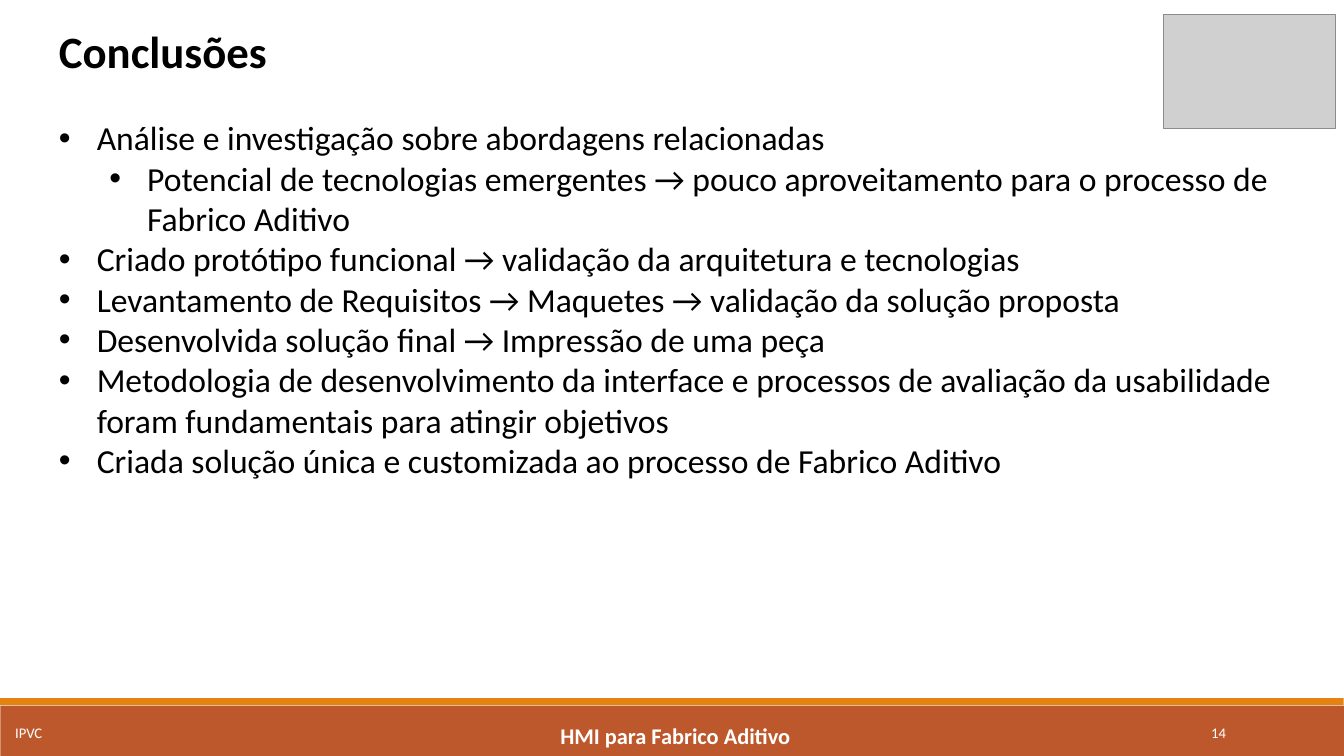
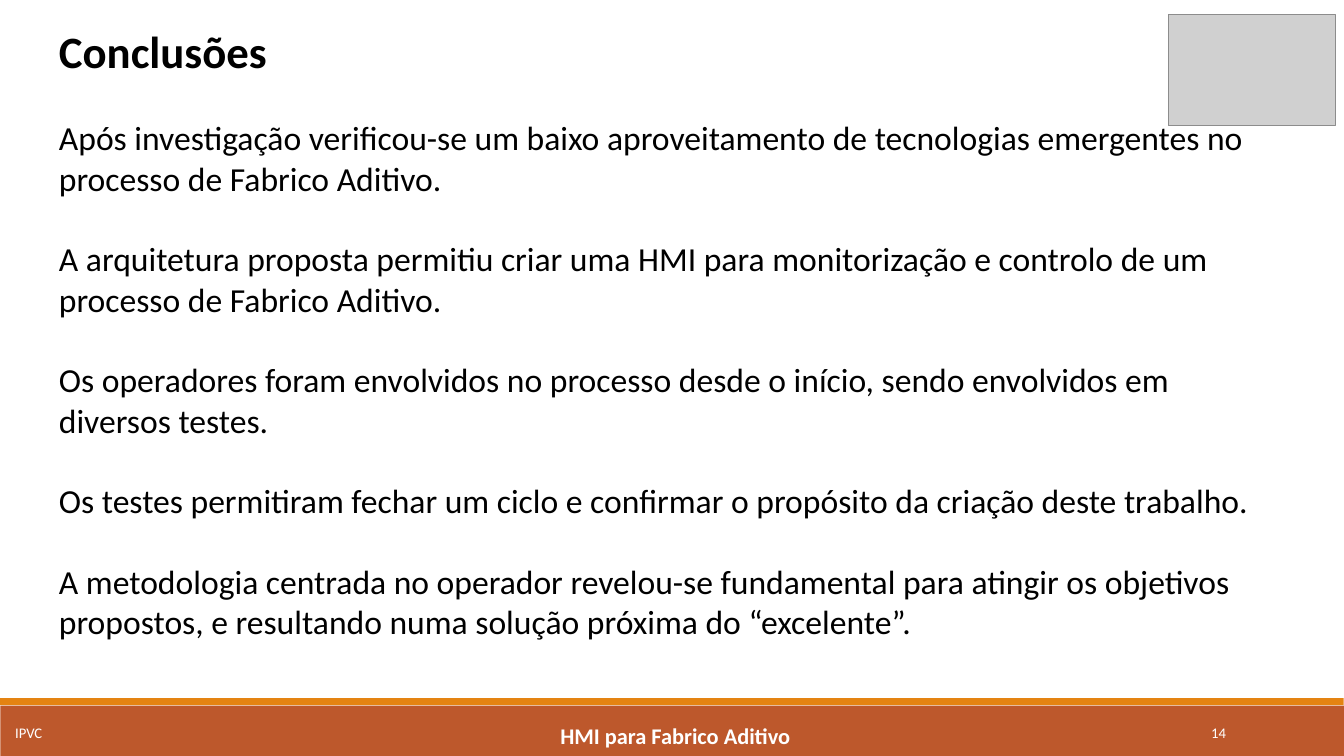
Before and after one commit to marcorlsrodrigues/projeto, a slide deck: slide 14 of Apresentacao_Final_MarcoRodrigues4652.pptx. Drawn at 1344x756 pixels with LibreOffice and Linux fonts; fonts in the diff are those of the drawing; grey boxes stand for pictures. Boxes give left, top, right and bottom in pixels: in the first picture for what was removed or moved away, otherwise in the second. Text is boxed around its words. In the diff, an @@ line names an element or a change of style, - is before the commit and + after.

```diff
--- a/Apresentacao_Final_MarcoRodrigues4652.pptx
+++ b/Apresentacao_Final_MarcoRodrigues4652.pptx
@@ picture: place and size @@
-picture at (1164, 14, 1335, 129)
+picture at (1169, 14, 1336, 126)
@@ text at (59, 123, 1248, 640): text changed @@
-• Análise e investigação sobre abordagens relacionadas
-  • Potencial de tecnologias emergentes → pouco aproveitamento para o processo de Fabrico Aditivo
-• Criado protótipo funcional → validação da arquitetura e tecnologias
-• Levantamento de Requisitos → Maquetes → validação da solução proposta
-• Desenvolvida solução final → Impressão de uma peça
-• Metodologia de desenvolvimento da interface e processos de avaliação da usabilidade foram fundamentais para atingir objetivos
-• Criada solução única e customizada ao processo de Fabrico Aditivo
+Após investigação verificou-se um baixo aproveitamento de tecnologias emergentes no processo de Fabrico Aditivo.
+A arquitetura proposta permitiu criar uma HMI para monitorização e controlo de um processo de Fabrico Aditivo.
+Os operadores foram envolvidos no processo desde o início, sendo envolvidos em diversos testes.
+Os testes permitiram fechar um ciclo e confirmar o propósito da criação deste trabalho.
+A metodologia centrada no operador revelou-se fundamental para atingir os objetivos propostos, e resultando numa solução próxima do “excelente”.
```
Also in this commit, not shown: 2 other slides changed.
